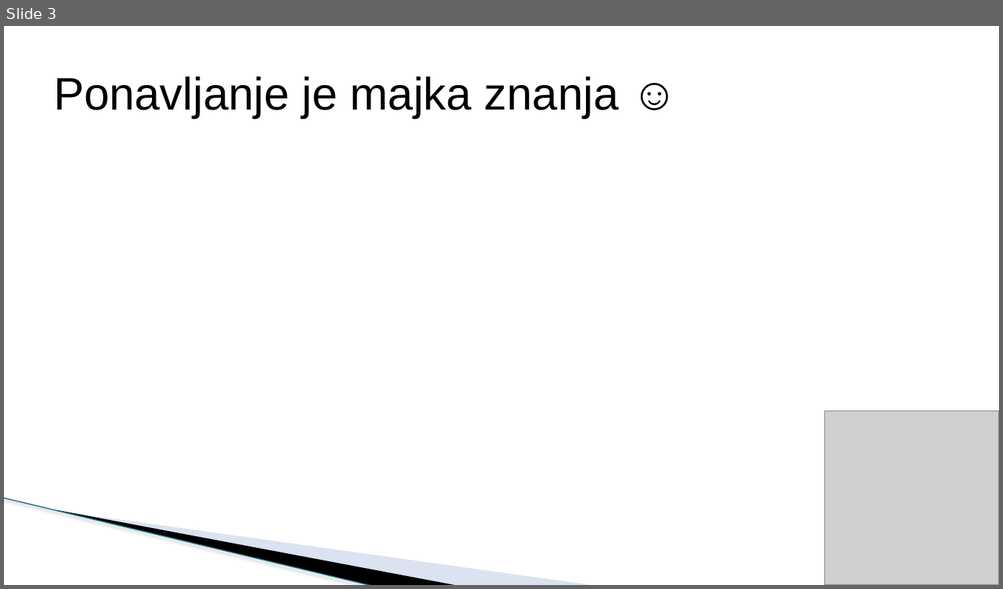
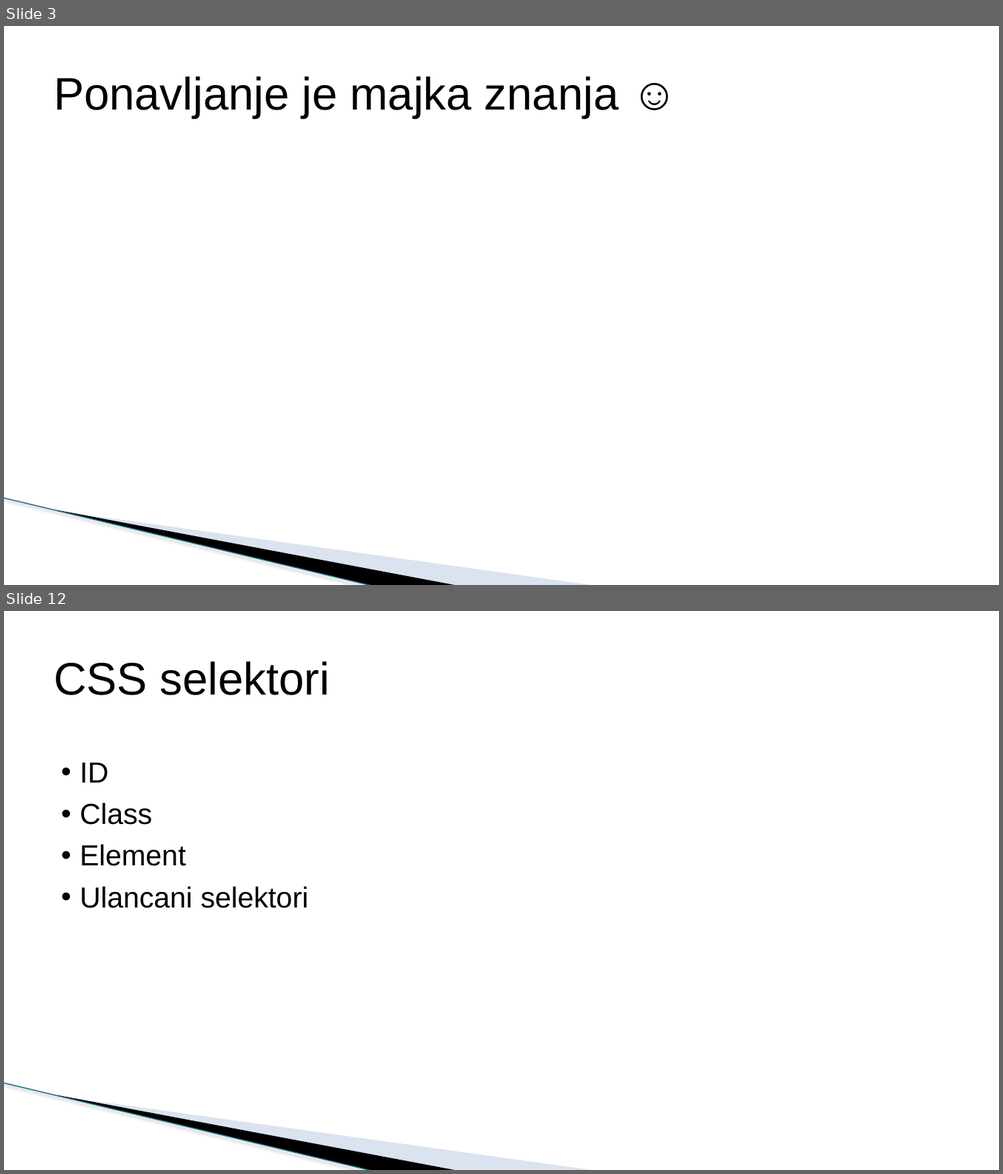
Before and after one commit to todalexcode/kurs-front-end, a slide deck: sesija-20/PPT/Front-End Developer-20.pptx. Shown one above the other, each under a label of ours: slide 3 before the commit, slides 3 and 12 after it; the slides between them are not shown. The pictures are 1003x589 and 1003x1174 pixels, drawn with LibreOffice and Linux fonts; fonts in the diff are those of the drawing; grey boxes stand for pictures; background and template pictures are left out. Boxes give left, top, right and bottom in pixels: in the first picture for what was removed or moved away, otherwise in the second. Text is boxed around its words. In the diff, an @@ line names an element or a change of style, - is before the commit and + after.

```diff
--- a/sesija-20/PPT/Front-End Developer-20.pptx
+++ b/sesija-20/PPT/Front-End Developer-20.pptx
@@ slide 12 added at (x1=4, y1=611, x2=999, y2=1170), background #FFFFFF; not listed: 3 template elements that a slide beside it also shows @@
@@ title added at (x1=54, y1=661, x2=330, y2=695), 44 pt, text #000000 @@
+CSS selektori
@@ text added at (x1=79, y1=763, x2=309, y2=908), 28 pt, text #000000 @@
+• ID
+• Class
+• Element
+• Ulancani selektori
@@ slide 3 changed as well @@
@@ picture removed at (x1=824, y1=411, x2=999, y2=585) @@
```
Also in this commit, not shown: 2 other slides changed, 14 other slides added, 1 slide removed, 1 other file.
